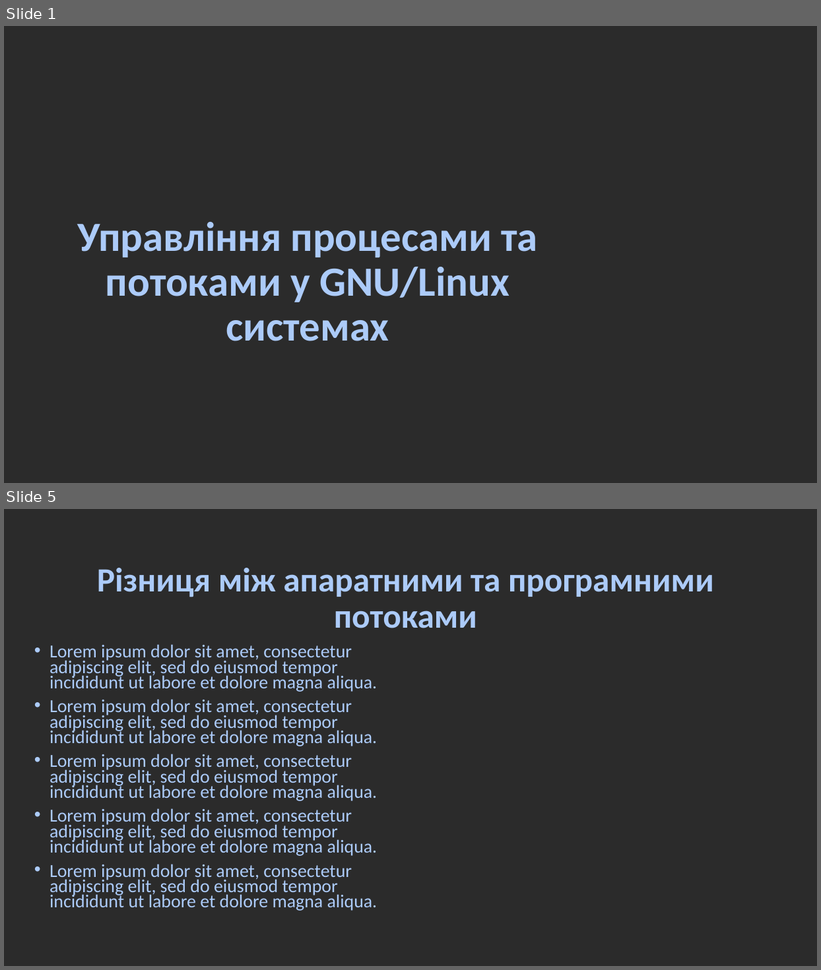
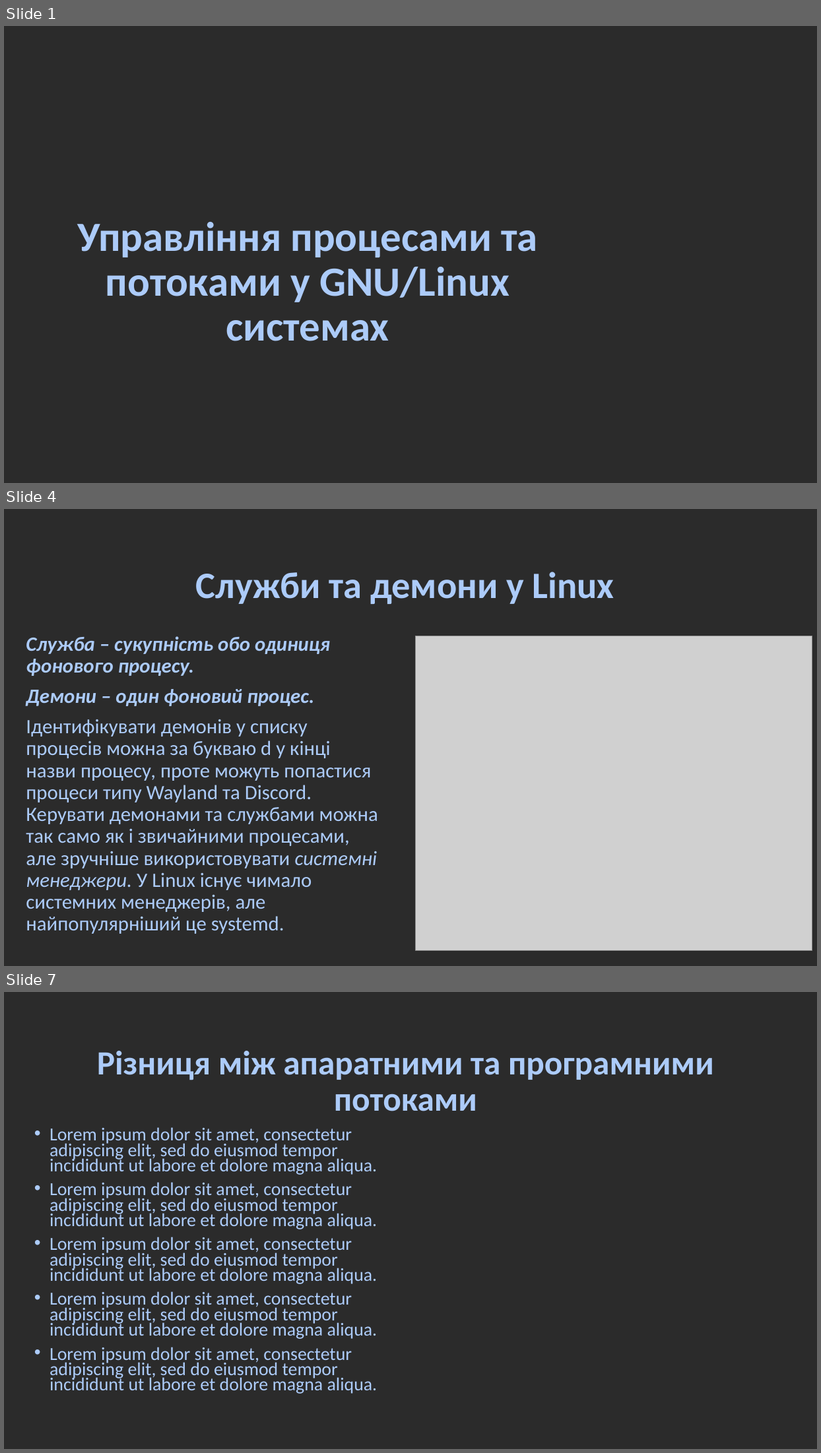
Before and after one commit to millennium02/SRS_L5, a slide deck: linux_ps&threads.odp. Shown one above the other, each under a label of ours: slides 1 and 5 before the commit, slides 1, 4 and 7 after it; the slides between them are not shown. The pictures are 821x970 and 821x1453 pixels, drawn with LibreOffice and Linux fonts; fonts in the diff are those of the drawing; grey boxes stand for pictures; background and template pictures are left out; a plain dark background stands for a picture behind light text. Boxes give left, top, right and bottom in pixels: in the first picture for what was removed or moved away, otherwise in the second. Text is boxed around its words. In the diff, an @@ line names an element or a change of style, - is before the commit and + after.

```diff
--- a/linux_ps&threads.odp
+++ b/linux_ps&threads.odp
@@ slide 4 added at [4,509,817,966], background picture (left out) @@
@@ title added at [196,572,614,604], 44 pt, text #ACCBF9, bold @@
+Служби та демони у Linux
@@ text added at [26,636,378,934], 24 pt, text #ACCBF9 @@
+Служба – сукупність обо одиниця фонового процесу.
+Демони – один фоновий процес.
+Ідентифікувати демонів у списку процесів можна за букваю d у кінці назви процесу, проте можуть попастися процеси типу Wayland та Discord. Керувати демонами та службами можна так само як і звичайними процесами, але зручніше використовувати системні менеджери. У Linux існує чимало системних менеджерів, але найпопулярніший це systemd.
@@ picture added at [416,636,812,951] @@
@@ what was slide 5 is now slide 7 @@
```
Also in this commit, not shown: 4 slides changed, 1 other slide added, 2 other files.
